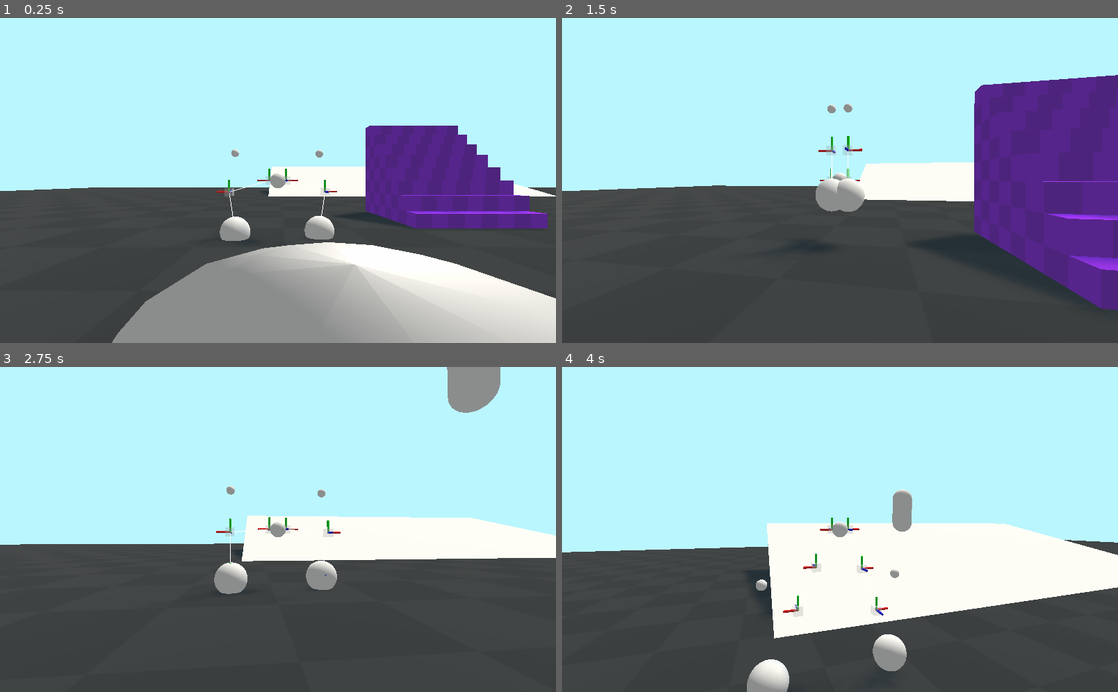
Above: before the commit, frames 1-4 (two rows, left to right).
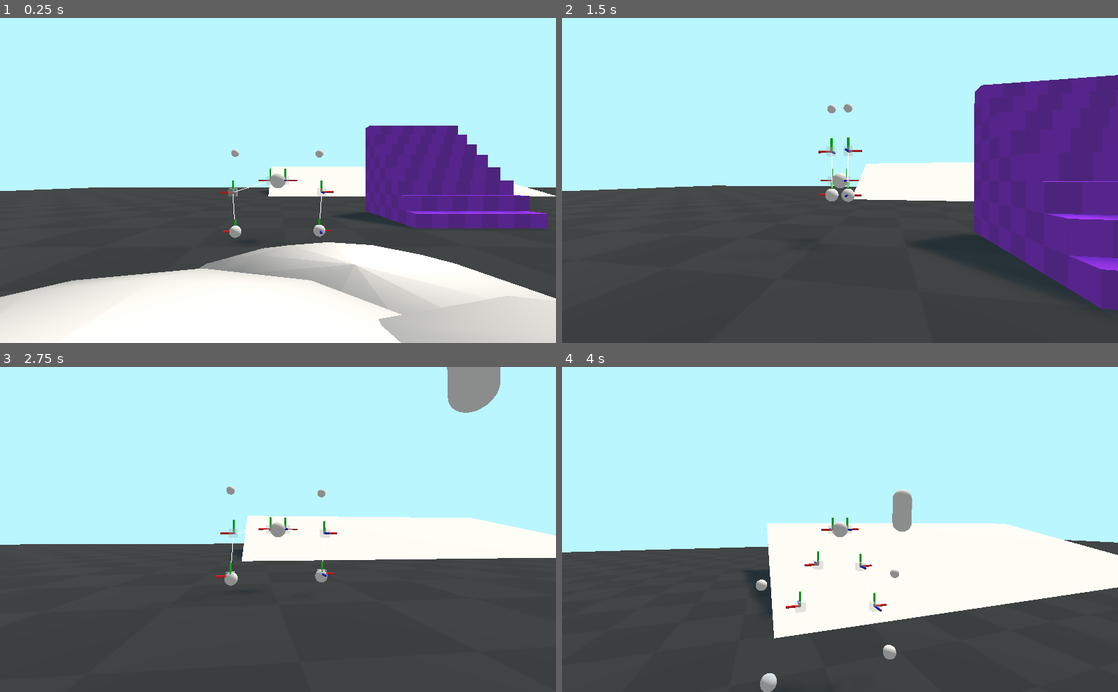
Above: after the commit, the same moments.

Repository: anthonyec/211107_godot_fps_staircase
Game: Godot game, scene res://empty.tscn
The game is run twice, just before and just after one commit, with the same random seed, the same clock (stepped at 60 frames per second) and the same inputs.
Inputs (mouse positions are in pixels of both pictures, inside the frame that each line leads up to):
- Up to frame 1 (0.25 s): no input
- Up to frame 2 (1.5 s): tap Enter at 0.5 s; move the mouse to (867, 180) at 0.52 s; hold Shift (sprint) 0.53-1.28 s; hold W (move_up) from 0.53 s (still down); tap Space (jump) at 0.77 s; move the mouse to (812, 180) at 1.27 s; tap P at 1.35 s
- Up to frame 3 (2.75 s): keep holding W (move_up); tap Space (jump) at 1.52 s; move the mouse to (289, 523) at 2.02 s; tap I at 2.1 s
- Up to frame 4 (4 s): keep holding W (move_up); move the mouse to (834, 536) at 2.77 s; tap L at 2.85 s; tap Space (jump) at 3.02, 3.77 s; move the mouse to (878, 532) at 3.52 s; hold Shift (sprint) from 3.53 s (still down)

The runs differ from the first frame. In frame 1, 14% of the frame differs, in the area x 0-73%, y 46-100%; in frame 2, 0.8%; in frame 3, 1.0%; in frame 4, 1.4%.

Commit message:
Remove old IK solver

Diff:
--- a/empty.tscn
+++ b/empty.tscn
@@ -195,6 +195,14 @@
 transform = Transform( 1.15091, 0, 0, 0, 0.352011, 0, 0, 0, 1.15115, -5.71993, 0, -0.58236 )
 use_collision = true
 
+[node name="CSGSphere2" type="CSGSphere" parent="."]
+transform = Transform( 1.15091, 0, 0, 0, 0.352011, 0, 0, 0, 1.15115, -6.44656, 0.158242, 0.41734 )
+use_collision = true
+
+[node name="CSGSphere3" type="CSGSphere" parent="."]
+transform = Transform( 1.15091, 0, 0, 0, 0.352011, 0, 0, 0, 1.15115, -5.35923, 0.210051, 0.784053 )
+use_collision = true
+
 [node name="Position3D" type="Position3D" parent="."]
 transform = Transform( 1, 0, 0, 0, 1, 0, 0, 0, 1, 0.449006, 0.821503, 0.0706384 )
 
--- a/entities/IKSolver/Axis.tscn
+++ b/entities/IK/Axis.tscn
@@ -1,8 +1,8 @@
 [gd_scene load_steps=5 format=2]
 
-[ext_resource path="res://entities/IKSolver/blue.tres" type="Material" id=1]
-[ext_resource path="res://entities/IKSolver/green.tres" type="Material" id=2]
-[ext_resource path="res://entities/IKSolver/red.tres" type="Material" id=3]
+[ext_resource path="res://entities/IK/blue.tres" type="Material" id=1]
+[ext_resource path="res://entities/IK/green.tres" type="Material" id=2]
+[ext_resource path="res://entities/IK/red.tres" type="Material" id=3]
 
 [sub_resource type="CylinderMesh" id=20]
 top_radius = 0.1
--- a/entities/IK/Joint.tscn
+++ b/entities/IK/Joint.tscn
@@ -1,6 +1,6 @@
 [gd_scene load_steps=4 format=2]
 
-[ext_resource path="res://entities/IKSolver/Axis.tscn" type="PackedScene" id=1]
+[ext_resource path="res://entities/IK/Axis.tscn" type="PackedScene" id=1]
 
 [sub_resource type="CubeMesh" id=1]
 size = Vector3( 0.5, 0.5, 0.5 )
--- a/entities/IKSolver/IKSolver.gd
+++ /dev/null
@@ -1,78 +0,0 @@
-extends Spatial
-
-export var target_path: NodePath
-export var pole_path: NodePath
-export var iterations: int = 1;
-export var bone_length: float = 1
-
-onready var target: Spatial = get_node(target_path)
-onready var pole: Spatial = get_node(pole_path)
-
-var bones
-var is_error: bool = false
-
-func transform_y(target: Spatial, normal: Vector3) -> void:
-	var rotation_axis = Vector3.UP.cross(normal).normalized()
-	var rotation_angle = Vector3.UP.angle_to(normal)
-	target.transform.basis = Basis(rotation_axis, rotation_angle)
-
-func _ready() -> void:
-	bones = get_children()
-
-func _process(_delta: float) -> void:
-	if is_error:
-		return
-
-	if !target_path or !pole_path:
-		print("IKSolver: No target or pole path set")
-		is_error = true
-		return
-
-	if bones.empty():
-		print("IKSolver: No children, no bones!")
-		is_error = true
-		return
-
-	solve()
-
-func solve() -> void:
-	var root_point = bones[bones.size() - 1].global_transform.origin
-
-	# Point last bone away towards the pole position.
-	transform_y(bones[bones.size() - 1], (pole.global_transform.origin - bones[bones.size() - 1].global_transform.origin))
-
-	var index = bones.size() - 2
-
-	while index >= 0:
-		# Move all bones except the last one to the end of each one (end based on their Y axis).
-		bones[index].global_transform.origin = bones[index + 1].global_transform.origin + (bones[index + 1].global_transform.basis.y * bone_length)
-
-		# Point all bones except the last one towards the pole.
-		transform_y(bones[index], (pole.global_transform.origin - bones[index].global_transform.origin))
-		index = index - 1
-
-	for iteration in range(iterations):
-		# Point first bone towards target position.
-		transform_y(bones[0], -(target.global_transform.origin - bones[0].global_transform.origin))
-
-		# Move first bone to target.
-		bones[0].global_transform.origin = target.global_transform.origin - (-bones[0].global_transform.basis.y * bone_length)
-
-		# Apply transforms and roations to all other bones except the first.
-		var j = 1
-
-		while j < bones.size():
-			# Point bone towards position between previous and current bone(?).
-			transform_y(bones[j], -(bones[j - 1].global_transform.origin - bones[j].global_transform.origin))
-
-			# TODO: Explain
-			bones[j].global_transform.origin = bones[j - 1].global_transform.origin - (-bones[j].global_transform.basis.y * bone_length)
-			j = j + 1
-
-		bones[bones.size() - 1].global_transform.origin = root_point
-
-		var k = bones.size() - 2
-
-		while k >= 0:
-			bones[k].global_transform.origin = bones[k + 1].global_transform.origin + (-bones[k + 1].global_transform.basis.y * bone_length)
-			k = k - 1
--- a/entities/IKSolver/IKSolver.tscn
+++ /dev/null
@@ -1,7 +0,0 @@
-[gd_scene load_steps=2 format=2]
-
-[ext_resource path="res://entities/IKSolver/IKSolver.gd" type="Script" id=1]
-
-[node name="IKSolver" type="Spatial"]
-transform = Transform( 1, 0, 0, 0, 1, 0, 0, 0, 1, 0, 1.13935, 0 )
-script = ExtResource( 1 )
--- a/entities/Spider/Leg.tscn
+++ b/entities/Spider/Leg.tscn
@@ -17,7 +17,7 @@
 cast_to = Vector3( 0, -1.5, 0 )
 
 [node name="Foot" type="MeshInstance" parent="."]
-transform = Transform( 3.80619, 0, 0, 0, 3.80619, 0, 0, 0, 3.80619, 0.596834, -1.16414, 0 )
+transform = Transform( 1.5253, 0, 0, 0, 1.5253, 0, 0, 0, 1.5253, 0.660951, -1.4308, 0 )
 mesh = SubResource( 14 )
 skeleton = NodePath("../RayCast")
 
@@ -32,10 +32,10 @@
 pole_path = NodePath("../Pole")
 
 [node name="Joint1" parent="IK" instance=ExtResource( 2 )]
-transform = Transform( 0.2, 0, 0, 0, 0.2, 0, 0, 0, 0.2, 0.0108786, 0, 0 )
+transform = Transform( 0.2, 0, 0, 0, 0.2, 0, 0, 0, 0.2, 0, 0, 0 )
 
 [node name="Joint2" parent="IK" instance=ExtResource( 2 )]
-transform = Transform( 0.2, 0, 0, 0, 0.2, 0, 0, 0, 0.2, 0.542614, 0, 0 )
+transform = Transform( 0.2, 0, 0, 0, 0.2, 0, 0, 0, 0.2, 0.5, 0, 0 )
 
 [node name="Joint3" parent="IK" instance=ExtResource( 2 )]
-transform = Transform( 0.2, 0, 0, 0, 0.2, 0, 0, 0, 0.2, 1.05428, 0, 0 )
+transform = Transform( 0.2, 0, 0, 0, 0.2, 0, 0, 0, 0.2, 1, 0, 0 )
Renamed: entities/IKSolver/blue.tres -> entities/IK/blue.tres
Renamed: entities/IKSolver/green.tres -> entities/IK/green.tres
Renamed: entities/IKSolver/red.tres -> entities/IK/red.tres
